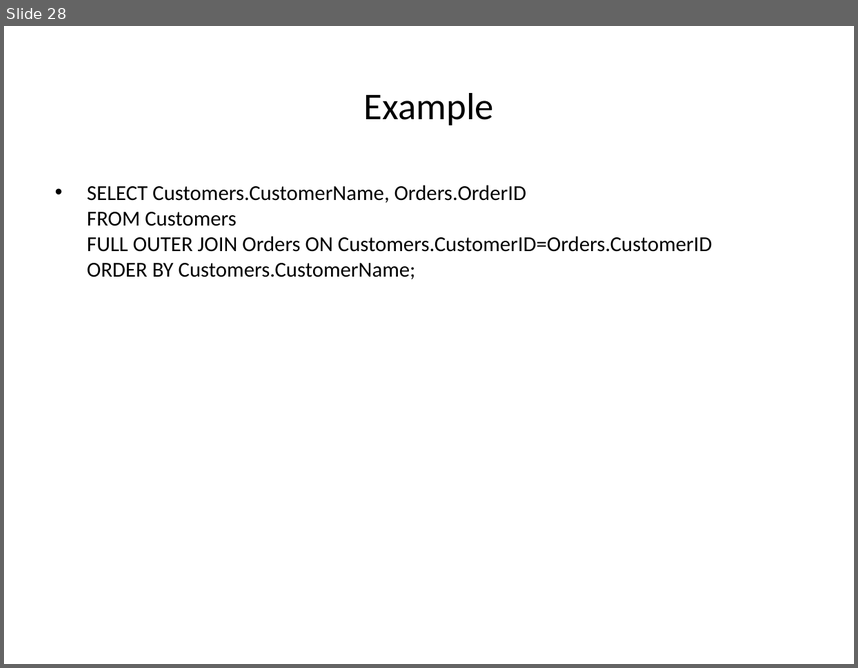
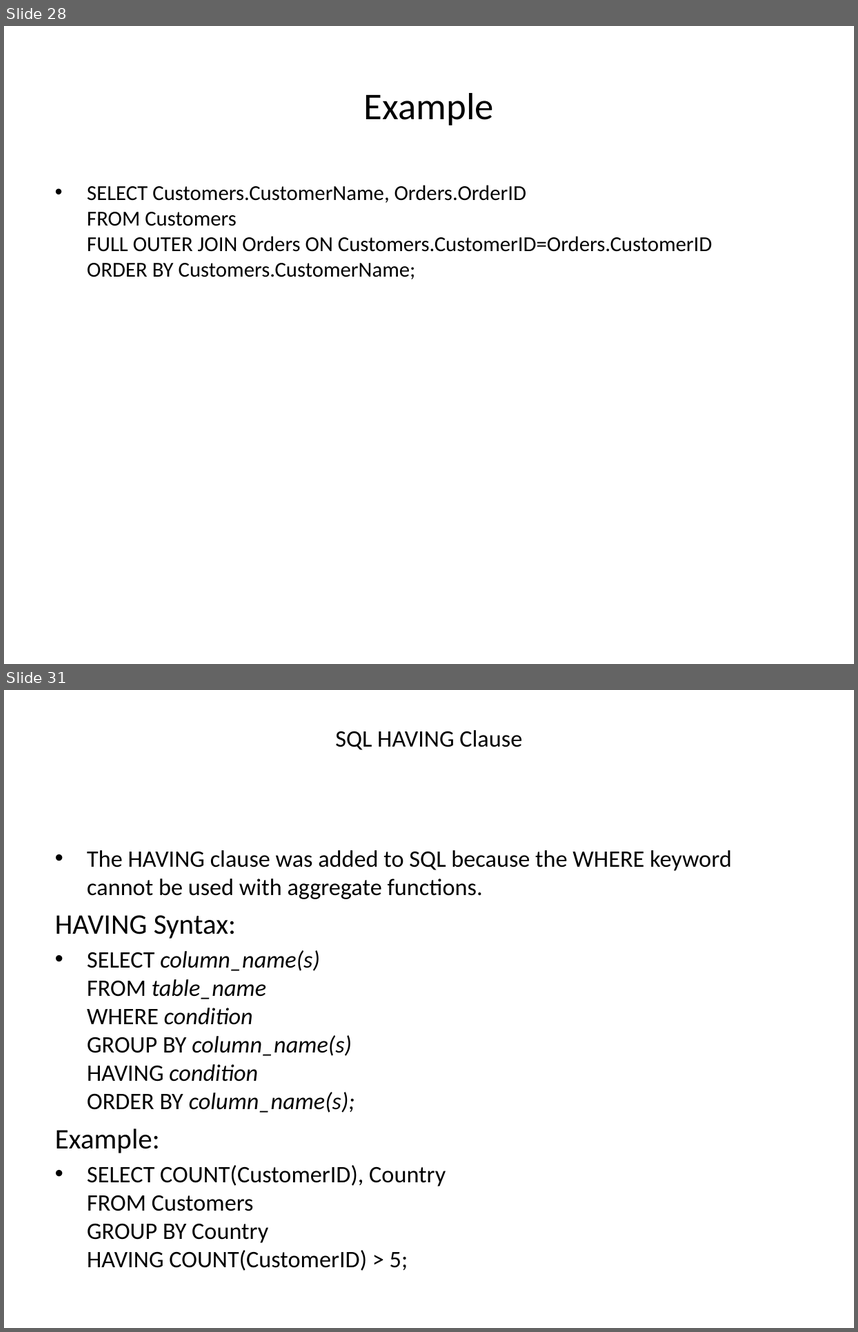
Before and after one commit to goudp4959/Oracle, a slide deck: SQL-latest.pptx. Shown one above the other, each under a label of ours: slide 28 before the commit, slides 28 and 31 after it; the slides between them are not shown. The pictures are 858x668 and 858x1332 pixels, drawn with LibreOffice and Linux fonts; fonts in the diff are those of the drawing. Boxes give left, top, right and bottom in pixels: in the first picture for what was removed or moved away, otherwise in the second. Text is boxed around its words. In the diff, an @@ line names an element or a change of style, - is before the commit and + after.

```diff
--- a/SQL-latest.pptx
+++ b/SQL-latest.pptx
@@ slide 31 added at [4, 690, 854, 1328], background #FFFFFF @@
@@ title added at [335, 730, 522, 750], 20 pt, text #000000 @@
+SQL HAVING Clause
@@ text added at [55, 850, 732, 1270], 20 pt, text #000000 @@
+• The HAVING clause was added to SQL because the WHERE keyword cannot be used with aggregate functions.
+HAVING Syntax:
+• SELECT column_name(s)
+  FROM table_name
+  WHERE condition
+  GROUP BY column_name(s)
+  HAVING condition
+  ORDER BY column_name(s);
+Example:
+• SELECT COUNT(CustomerID), Country
+  FROM Customers
+  GROUP BY Country
+  HAVING COUNT(CustomerID) > 5;
```
Also in this commit, not shown: 7 other slides added.
